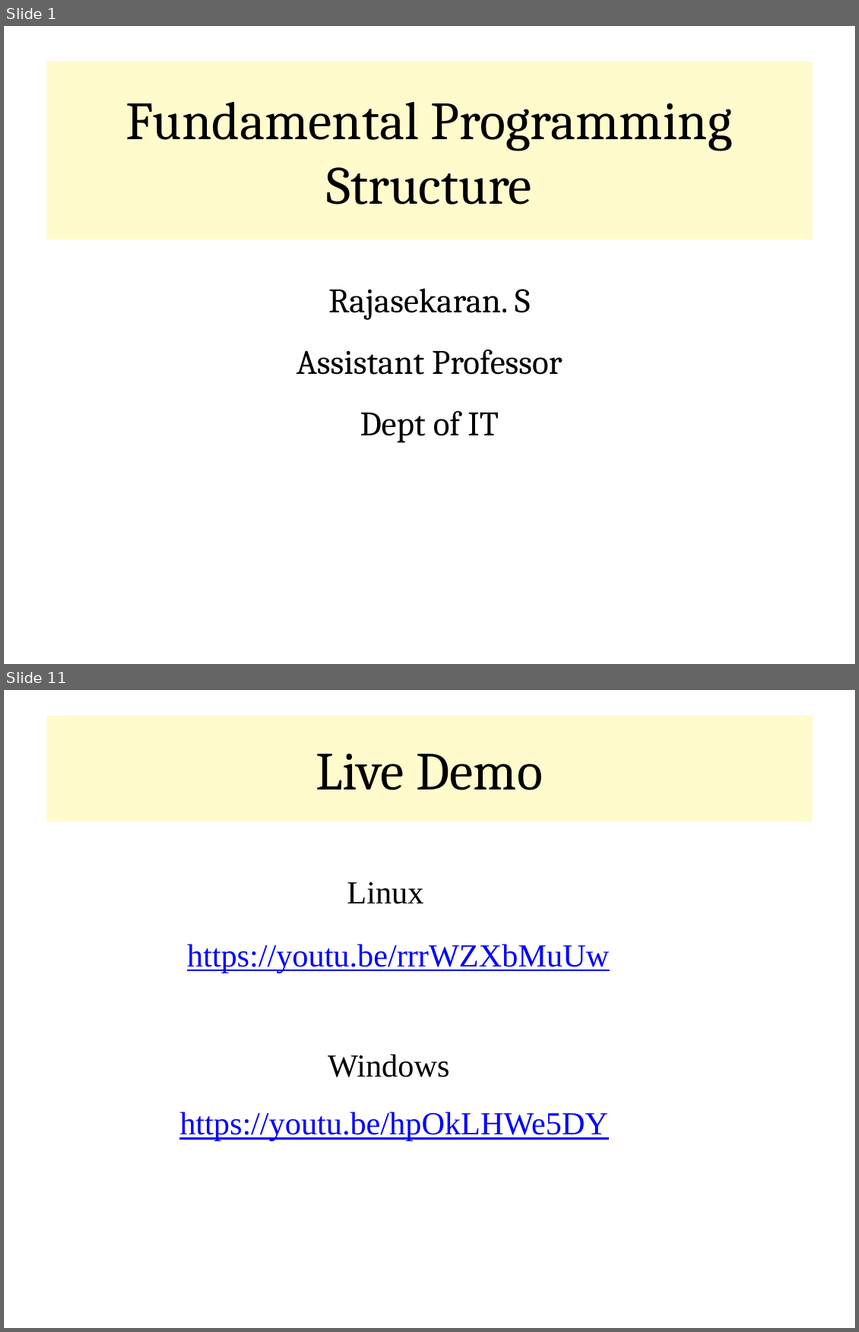
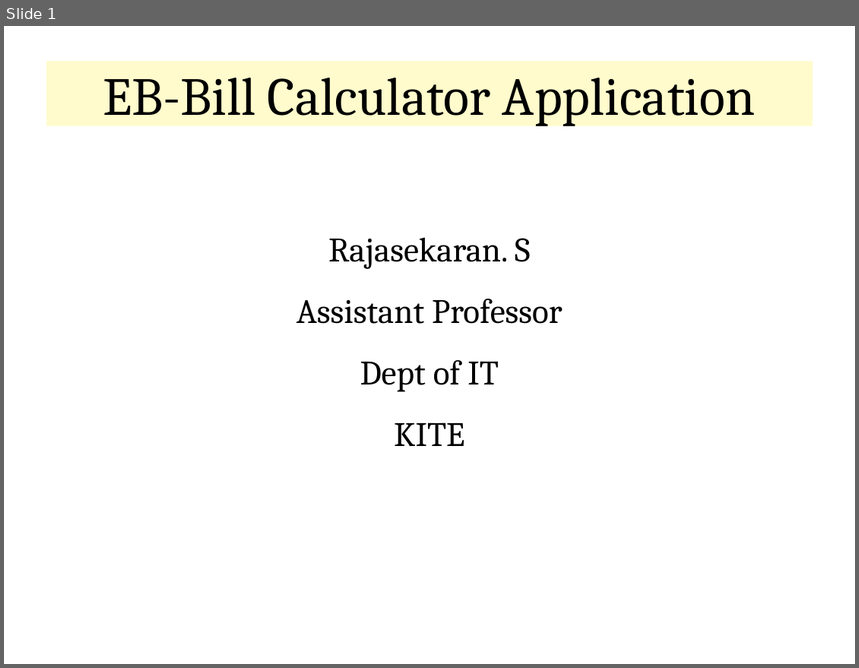
Before and after one commit to rajasekaran36/CS8392-OOPS, a slide deck: Presentations/Unit 1/CS8392-U1-5-First_Java_Program.pptx. Shown one above the other, each under a label of ours: slides 1 and 11 before the commit, slide 1 after it; the slides between them are not shown. The pictures are 859x1332 and 859x668 pixels, drawn with LibreOffice and Linux fonts; fonts in the diff are those of the drawing. Boxes give left, top, right and bottom in pixels: in the first picture for what was removed or moved away, otherwise in the second. Text is boxed around its words. In the diff, an @@ line names an element or a change of style, - is before the commit and + after.

```diff
--- a/Presentations/Unit 1/CS8392-U1-5-First_Java_Program.pptx
+++ b/Presentations/Unit 1/CS8392-U1-5-First_Java_Program.pptx
@@ slide 11 removed at (4,690,855,1328), background #FFFFFF @@
@@ title removed at (47,716,813,822) @@
-Live Demo
@@ text removed at (347,882,424,904) @@
-Linux
@@ title removed at (187,944,610,973) @@
-https://youtu.be/rrrWZXbMuUw
@@ text removed at (328,1054,449,1078) @@
-Windows
@@ text removed at (180,1112,608,1141) @@
-https://youtu.be/hpOkLHWe5DY
@@ slide 1 changed as well @@
@@ title "EB-Bill Calculator Application": place and size @@
-title "EB-Bill Calculator Application" at (47,61,813,240)
+title "EB-Bill Calculator Application" at (47,61,813,126)
@@ title at (104,78,756,126): text changed @@
-Fundamental Programming Structure
+EB-Bill Calculator Application
@@ subtitle "Rajasekaran. S": place and size @@
-subtitle "Rajasekaran. S" at (297,288,562,443)
+subtitle "Rajasekaran. S" at (297,237,562,446)
@@ subtitle at (394,423,465,446): paragraph added @@
+KITE
```
Also in this commit, not shown: 1 other slide changed, 1 slide added, 12 other slides removed, 3 other files.
